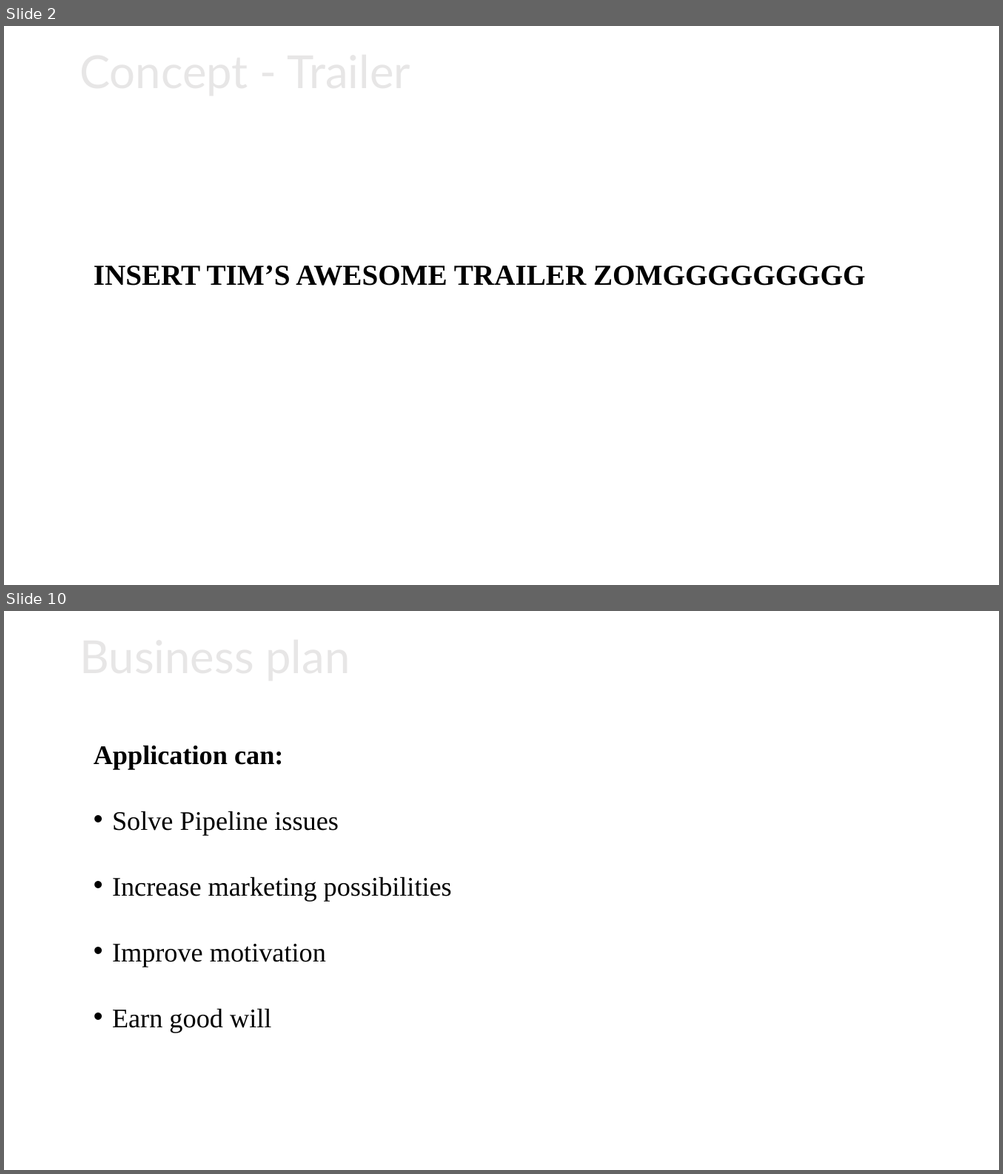
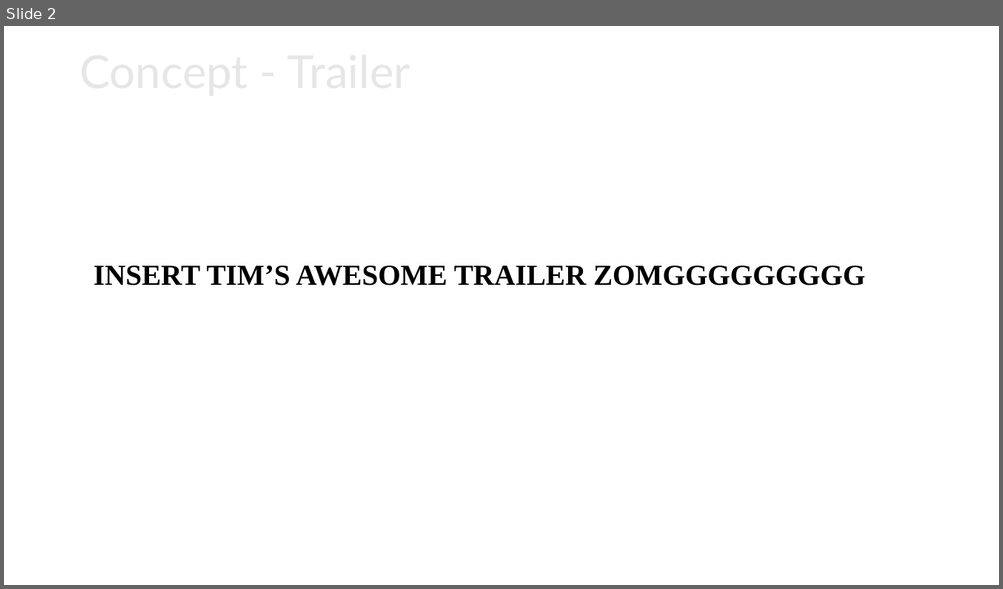
Before and after one commit to RoofTurkey/SGD15, a slide deck: BUSINESS/Completion_Presentation_V1.0.pptx. Shown one above the other, each under a label of ours: slides 2 and 10 before the commit, slide 2 after it; the slides between them are not shown. The pictures are 1003x1174 and 1003x589 pixels, drawn with LibreOffice and Linux fonts; fonts in the diff are those of the drawing; background and template pictures are left out. Boxes give left, top, right and bottom in pixels: in the first picture for what was removed or moved away, otherwise in the second. Text is boxed around its words. In the diff, an @@ line names an element or a change of style, - is before the commit and + after.

```diff
--- a/BUSINESS/Completion_Presentation_V1.0.pptx
+++ b/BUSINESS/Completion_Presentation_V1.0.pptx
@@ slide 10 removed at (4,611,999,1170), background picture (left out) @@
@@ title removed at (73,624,930,694) @@
-Business plan
@@ text removed at (94,745,452,1033) @@
-Application can:
-• Solve Pipeline issues
-• Increase marketing possibilities
-• Improve motivation
-• Earn good will
```
Also in this commit, not shown: 7 slides changed, 1 slide added, 2 other slides removed.
